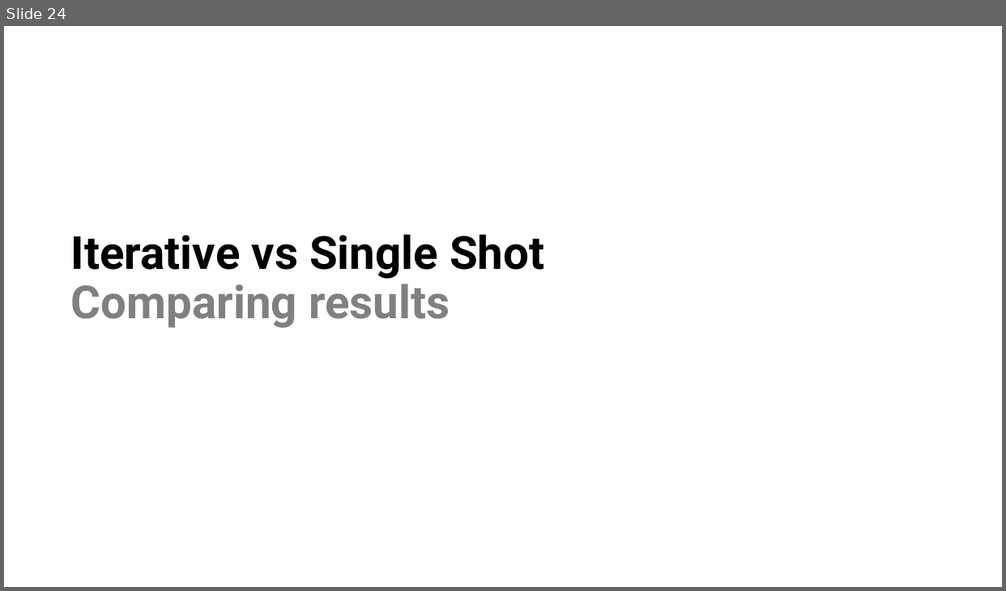
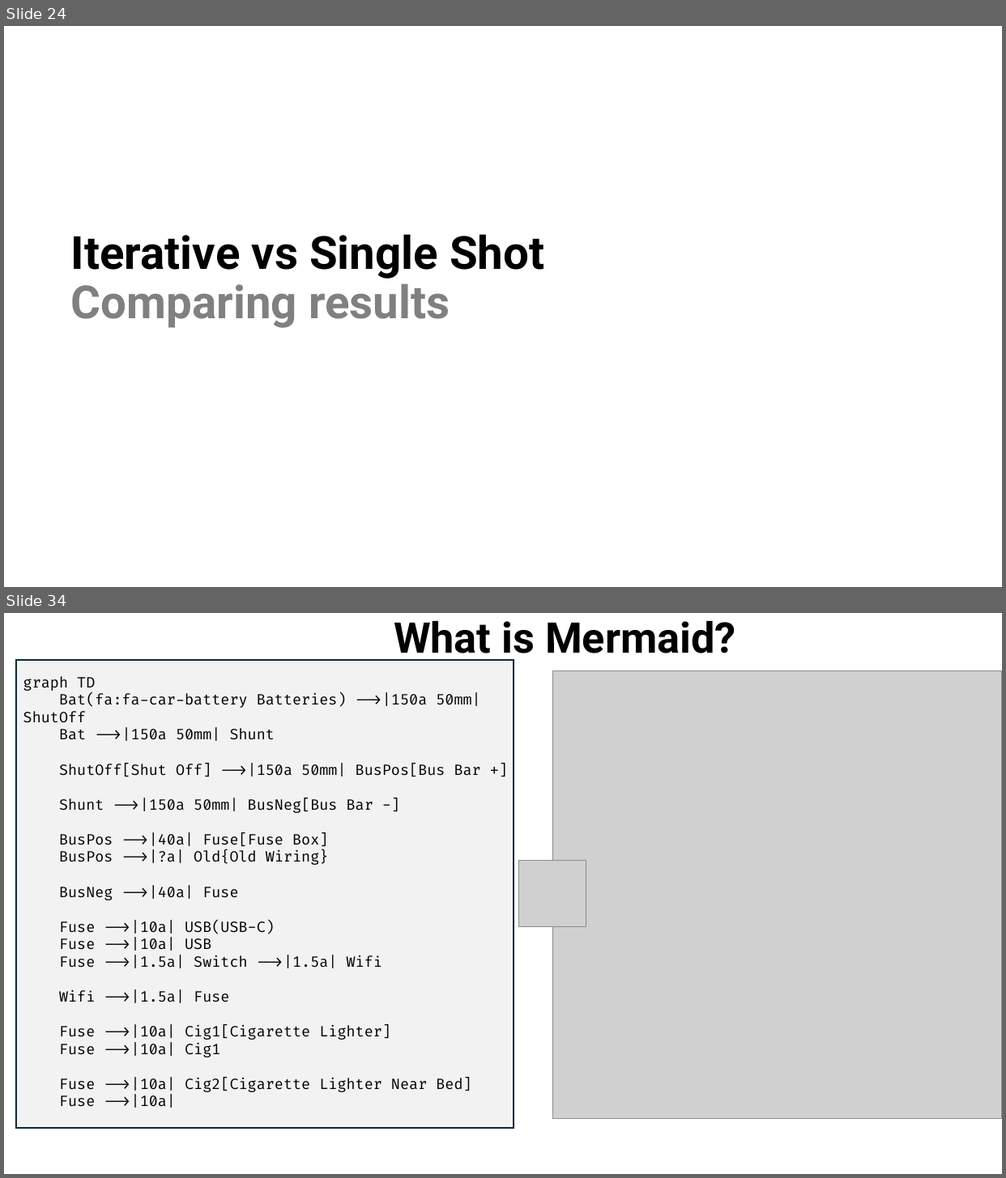
Before and after one commit to isidore/Talks, a slide deck: Slides/ChatGPT_Prompting.pptx. Shown one above the other, each under a label of ours: slide 24 before the commit, slides 24 and 34 after it; the slides between them are not shown. The pictures are 1006x591 and 1006x1178 pixels, drawn with LibreOffice and Linux fonts; fonts in the diff are those of the drawing; grey boxes stand for pictures. Boxes give left, top, right and bottom in pixels: in the first picture for what was removed or moved away, otherwise in the second. Text is boxed around its words. In the diff, an @@ line names an element or a change of style, - is before the commit and + after.

Commit message:
Mermaid

```diff
--- a/Slides/ChatGPT_Prompting.pptx
+++ b/Slides/ChatGPT_Prompting.pptx
@@ slide 34 added at [4,613,1002,1174], background #FFFFFF @@
@@ text added at [394,620,735,663], 40.7 pt, text #000000, bold @@
+What is Mermaid?
@@ rectangle added at [16,660,513,1128], fill #F2F2F2, outline #092A39 1.5 pt @@
@@ text added at [23,676,481,1108], 14 pt, text #000000 @@
+graph TD
+Bat(fa:fa-car-battery Batteries) -->|150a 50mm| ShutOff
+Bat -->|150a 50mm| Shunt
+ShutOff[Shut Off] -->|150a 50mm| BusPos[Bus Bar +]
+Shunt -->|150a 50mm| BusNeg[Bus Bar -]
+BusPos -->|40a| Fuse[Fuse Box]
+BusPos -->|?a| Old{Old Wiring}
+BusNeg -->|40a| Fuse
+Fuse -->|10a| USB(USB-C)
+Fuse -->|10a| USB
+Fuse -->|1.5a| Switch -->|1.5a| Wifi
+Wifi -->|1.5a| Fuse
+Fuse -->|10a| Cig1[Cigarette Lighter]
+Fuse -->|10a| Cig1
+Fuse -->|10a| Cig2[Cigarette Lighter Near Bed]
+Fuse -->|10a|
@@ picture added at [552,671,1002,1119] @@
@@ picture added at [519,861,586,927] @@
```
Also in this commit, not shown: 3 slides changed, 15 other slides added.
